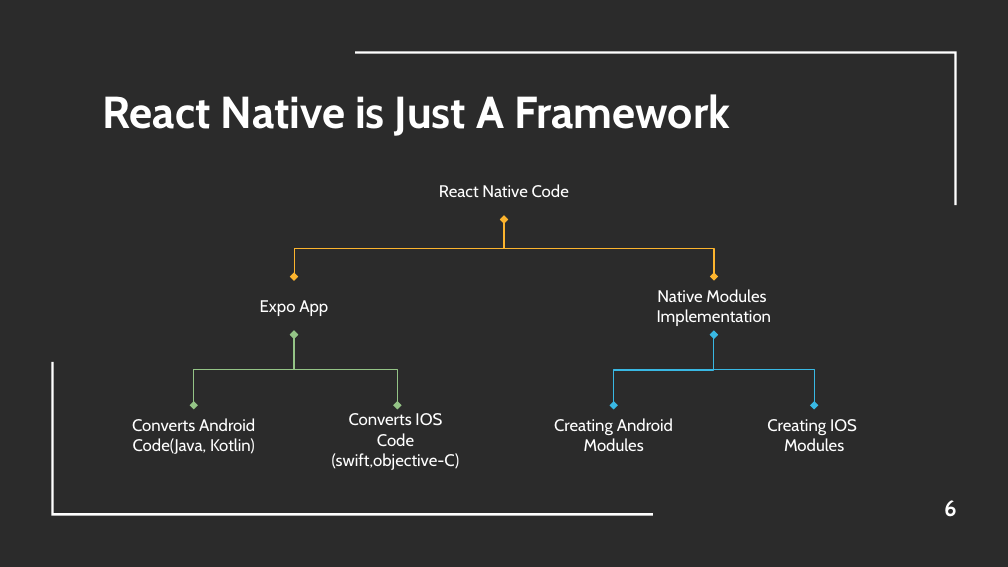
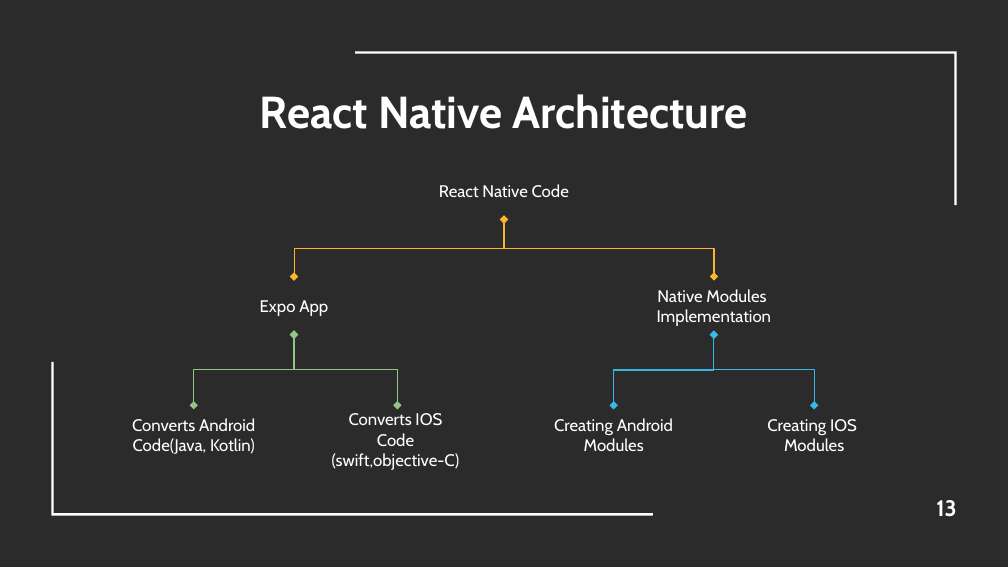
Before and after one commit to SanketsCode/TE-SEM-V-Projects, a slide deck: slide 13 of cross_platform.pptx (slide 6 before the commit). Drawn at 1008x567 pixels with LibreOffice and Linux fonts; fonts in the diff are those of the drawing; background and template pictures are left out; a plain dark background stands for a picture behind light text. Boxes give left, top, right and bottom in pixels: in the first picture for what was removed or moved away, otherwise in the second. Text is boxed around its words. In the diff, an @@ line names an element or a change of style, - is before the commit and + after.

```diff
--- a/cross_platform.pptx
+++ b/cross_platform.pptx
@@ title at [260, 94, 748, 129]: text changed @@
-React Native is Just A Framework
+React Native Architecture
@@ page number at [936, 500, 956, 517]: text changed @@
-6
+13
```
Also in this commit, not shown: 6 other slides changed, 5 slides added, 1 other file.
